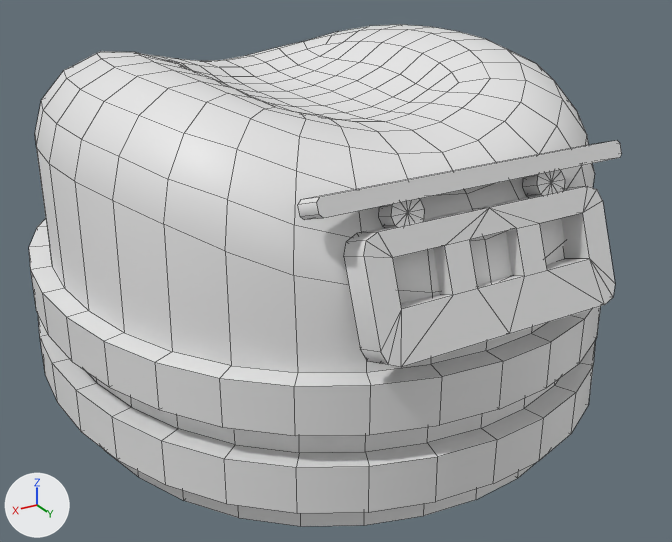
The FBX model Assets/Content/3Dmodels/Attires/2_Hats/Monorail/TicketerCap/3Dmodel_Attire_Hat_MonorailTicketerCap.fbx as it was, and as the next commit left it.
The view is the same before and after, from a 50 mm lens placed at (0.153, 0.276, 0.172), pointed at (-0.004, 0.013, 0.041). Arrows for +X, +Y and +Z are at lower left; the lights stay in place. The picture after the commit comes second. Mesh edges are drawn as thin lines. Where no turn or scale is listed for an object, it has been applied to the vertices.

The older version as bpy lines, for what is in view:
```python
me_attire_hat_monorailticketercap = bpy.data.meshes.new('Attire_Hat_MonorailTicketerCap')
me_attire_hat_monorailticketercap.from_pydata(...)  # 698 vertices, 760 faces; spans x -0.095..0.095, y -0.109..0.11, z 0.0..0.118
ob_attire_hat_monorailticketercap = bpy.data.objects.new('Attire_Hat_MonorailTicketerCap', me_attire_hat_monorailticketercap)
ob_attire_hat_monorailticketercap.location = (0.0, 0.0, 0.0)
```
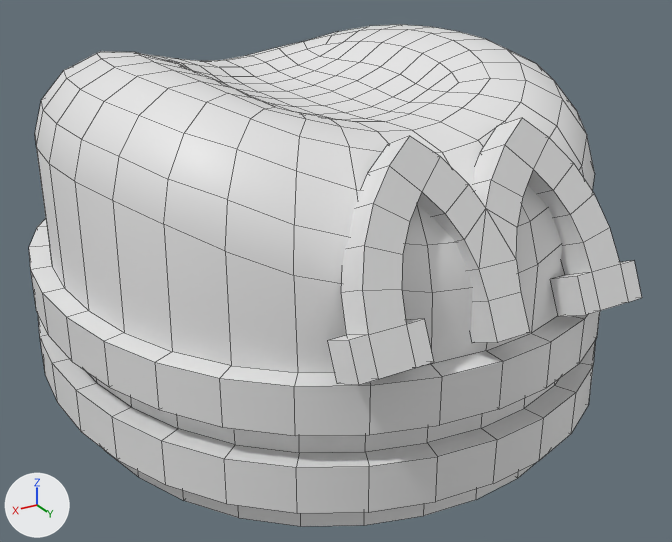
Commit message: Added Monorail Employees NPCs

What differs and where, as boxes (x1, y1, x2, y2) in the pictures (672 x 542 px):
'Attire_Hat_MonorailTicketerCap', reshaped
    before: (29, 24, 622, 526)
    after: (29, 24, 642, 526)
part 1 of me_attire_hat_monorailticketercap, rebuilt (16% wider, 47% taller)
    before: (344, 186, 615, 367)
    after: (328, 118, 642, 385)
part 2 of me_attire_hat_monorailticketercap, deleted
    before: (379, 199, 424, 228)
part 3 of me_attire_hat_monorailticketercap, deleted
    before: (523, 170, 564, 197)
part 4 of me_attire_hat_monorailticketercap, deleted
    before: (298, 140, 622, 220)

What changed in the scene script:
```text
Change me_attire_hat_monorailticketercap:
    used by ob_attire_hat_monorailticketercap; location = (0.0, 0.0, 0.0)
    remove me_attire_hat_monorailticketercap.from_pydata(...)  # 698 vertices, 760 faces; spans x -0.095..0.095, y -0.109..0.11, z 0.0..0.118
    add me_attire_hat_monorailticketercap.from_pydata(...)  # 676 vertices, 707 faces; spans x -0.095..0.095, y -0.109..0.112, z 0.0..0.118
    me_attire_hat_monorailticketercap part 1: the loose piece of 52 vertices spanning x -0.04..0.04, y 0.089..0.11, z 0.056..0.091 is rebuilt with 98 vertices and now spans x -0.048..0.048, y 0.078..0.112, z 0.054..0.11
    me_attire_hat_monorailticketercap part 2: the loose piece of 26 vertices spanning x 0.019..0.029, y 0.089..0.098, z 0.086..0.098 is deleted
    me_attire_hat_monorailticketercap part 3: the loose piece of 26 vertices spanning x -0.029..-0.019, y 0.089..0.098, z 0.086..0.098 is deleted
    me_attire_hat_monorailticketercap part 4: the loose piece of 16 vertices spanning x -0.05..0.05, y 0.086..0.097, z 0.093..0.101 is deleted
```
